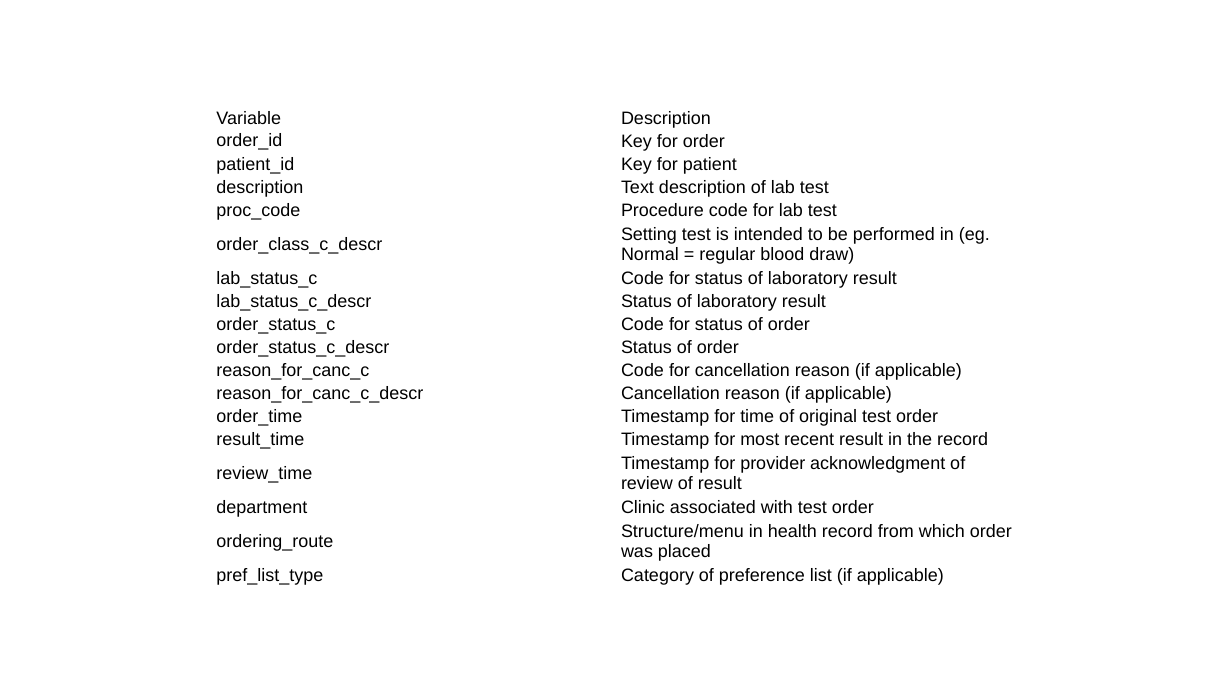
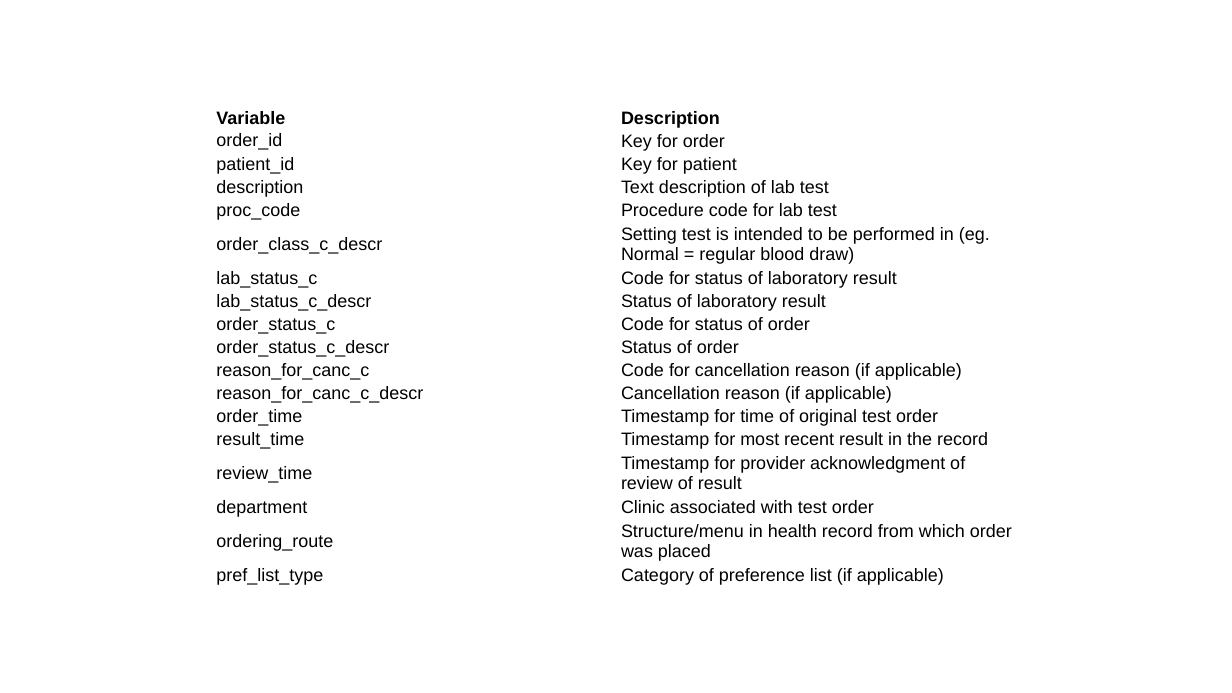
Before and after one commit to amromeo/api_r2020, a slide deck: slide 4 of 03 - Transform.pptx. Drawn at 1232x693 pixels with LibreOffice and Linux fonts; fonts in the diff are those of the drawing. Boxes give left, top, right and bottom in pixels: in the first picture for what was removed or moved away, otherwise in the second. Text is boxed around its words. In the diff, an @@ line names an element or a change of style, - is before the commit and + after.

```diff
--- a/03 - Transform.pptx
+++ b/03 - Transform.pptx
@@ table at <box>216,106,1017,589</box> @@
@@ bold on in "Variable", "Description" @@
```
Also in this commit, not shown: 2 other slides changed, 1 other file.
